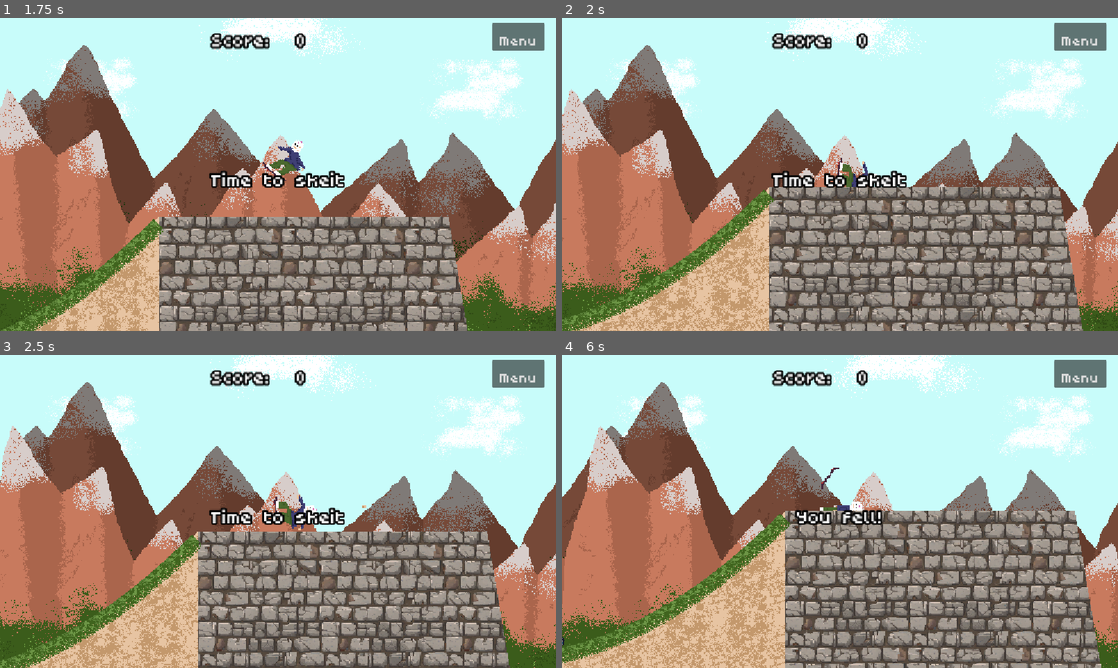
Above: before the commit, frames 1-4 (two rows, left to right).
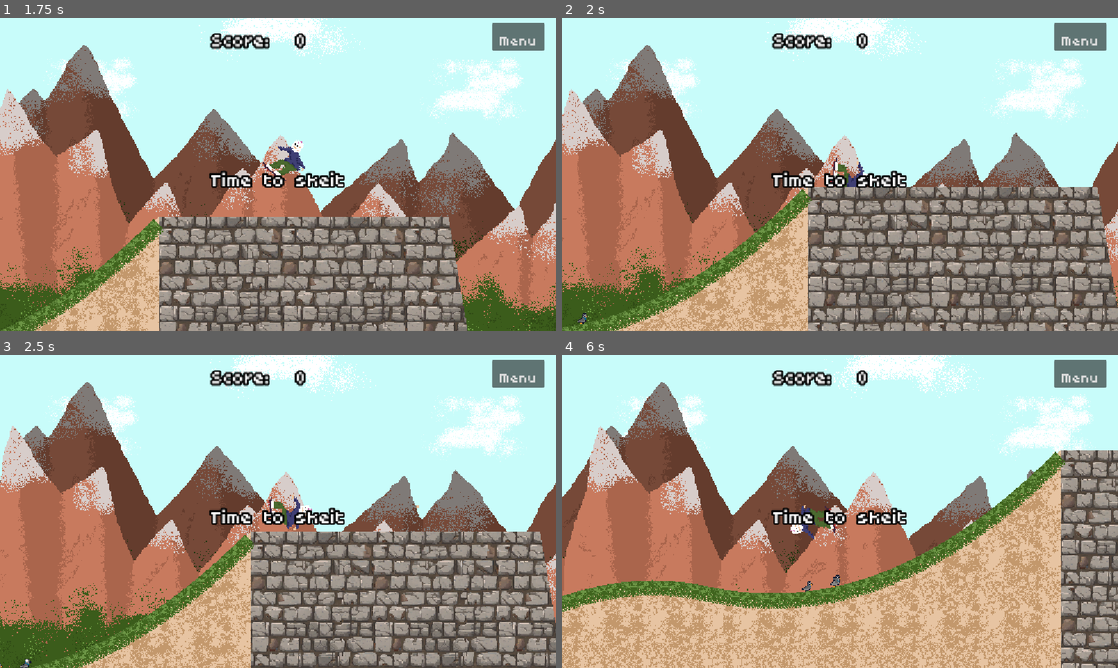
Above: after the commit, the same moments.

Repository: Nikug/fgj-2026
Game: Godot game, scene res://vilperi/MaskSelect.tscn
The game is run twice, just before and just after one commit, with the same random seed, the same clock (stepped at 60 frames per second) and the same inputs. Sound files missing from this copy of the repository are replaced by a short silence.
Inputs (mouse positions are in pixels of both pictures, inside the frame that each line leads up to):
- Up to frame 1 (1.75 s): click "Begin your day" at 0.5 s; tap Enter (ui_accept) at 1.25 s; move the mouse to (400, 158) at 1.27 s; hold Right (right) from 1.28 s (still down); click (400, 158) at 1.35 s; tap Space (jump) at 1.52 s; tap R (r) at 1.55 s
- Up to frame 2 (2 s): keep holding Right (right); tap Space (jump) at 1.82 s
- Up to frame 3 (2.5 s): keep holding Right (right); move the mouse to (166, 527) at 2.02 s; tap R (r) at 2.1 s; tap Space (jump) at 2.27 s; tap Enter (ui_accept) at 2.3 s
- Up to frame 4 (6 s): tap Space (jump) at 2.57, 3.05, 3.6, 3.77, 4.07, 4.52, 4.82, 5.27, 5.57 s; move the mouse to (895, 442) at 2.77 s; release Right (right) at 2.78 s; hold A (left) 2.78-3.53 s; tap Enter (ui_accept) at 2.85, 5.3, 5.85 s; move the mouse to (812, 574) at 3.52 s; hold Right (right) 3.53-5.03 s; click (812, 574) at 3.8 s; move the mouse to (1006, 558) at 4.27 s; click (1006, 558) at 4.35 s; tap R (r) at 4.55, 5.1 s; move the mouse to (673, 464) at 5.02 s; hold A (left) 5.03-5.78 s; move the mouse to (867, 511) at 5.77 s; hold Right (right) from 5.78 s (still down)

Frame 1 is identical in both runs. In frame 2, 24% of the frame differs, in the area x 0-100%, y 44-100%; in frame 3, 24%; in frame 4, 41%, in the area x 0-100%, y 30-100%.

Commit message:
fix ghosts n stuff

Diff:
--- a/skeittipeli/aleksi/ukkeli.gd
+++ b/skeittipeli/aleksi/ukkeli.gd
@@ -14,6 +14,7 @@
 @export var maxmovement_speed: float = 200
 @export var current_rotation_speed: float = 0.0
 
+@onready var jump_cooldown: Timer = $JumpCooldown
 @onready var animated_sprite: Sprite2D = $Sprite2D
 @onready var player_collider: CollisionShape2D = $Area2D/CollisionShape2D
 @onready var animated_sprite_2: AnimatedSprite2D = $Area2D/skater
@@ -60,7 +61,7 @@
     ghost_mask_sprite.visible = false
     rotation_multiplier = 3
     rotation_correction_speed = 3
-    $JumpCooldown.wait_time = rng.randf_range(1.0, 3.0)
+    jump_cooldown.wait_time = rng.randf_range(1.0, 3.0)
   elif mask.selectedMask == 1:
     #_print("hockey")
     ground_accel = 100
@@ -75,7 +76,7 @@
     plague_mask_sprite.visible = false
     hockey_mask_sprite.visible = true
     ghost_mask_sprite.visible = false
-    $JumpCooldown.wait_time = 1
+    jump_cooldown.wait_time = 1
   elif mask.selectedMask == 2:
     #_print("ghost")
     ground_accel = 10
@@ -90,7 +91,7 @@
     plague_mask_sprite.visible = false
     hockey_mask_sprite.visible = false
     ghost_mask_sprite.visible = true
-    $JumpCooldown.wait_time = 3.0
+    jump_cooldown.wait_time = 3.0
 
 func _process(_delta: float):
   if isDead:
@@ -112,7 +113,7 @@
     total_rotation = 0.0
     land()
 
-  if mask.selectedMask == 2 and not $JumpCooldown.is_stopped() and $JumpCooldown.time_left > $JumpCooldown.wait_time / 2:
+  if mask.selectedMask == 2 and not jump_cooldown.is_stopped() and jump_cooldown.time_left > jump_cooldown.wait_time / 2 and not isDead:
     position.y = levitationYPos
 
 
@@ -148,8 +149,8 @@
       var slide_direction := get_last_slide_collision().get_normal()
       velocity = velocity.slide(slide_direction)
     # Handle Jump.
-  if Input.is_action_just_pressed("jump") and $JumpCooldown.is_stopped():
-    $JumpCooldown.start()
+  if Input.is_action_just_pressed("jump") and jump_cooldown.is_stopped():
+    jump_cooldown.start()
     if mask.selectedMask == 2:
       levitationYPos = position.y - 100
     if collided:
@@ -232,4 +233,4 @@
 
 
 func _on_jump_cooldown_timeout():
-    $JumpCooldown.stop()
+    jump_cooldown.stop()
--- a/skeittipeli/main_2.gd
+++ b/skeittipeli/main_2.gd
@@ -8,7 +8,8 @@
 
 # Called every frame. 'delta' is the elapsed time since the previous frame.
 func _process(delta):
-    if Input.is_action_just_pressed("r"):
+      if Input.is_action_just_pressed("r"):
+        $Pelaaja.jump_cooldown.stop()
         $DeathTimer.stop()
         $Pelaaja.cancelDie()
         $Hud.cancel_game_over()
